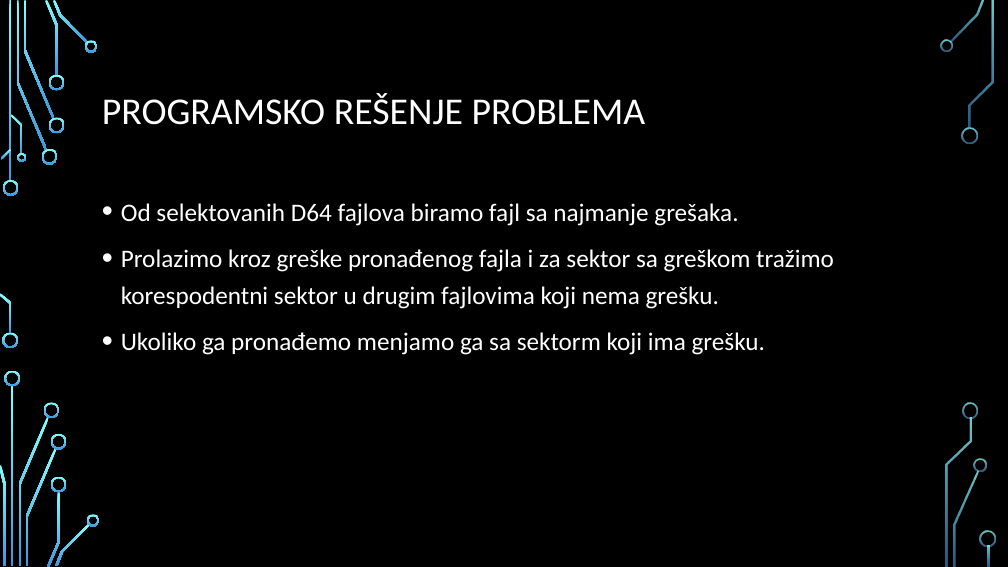
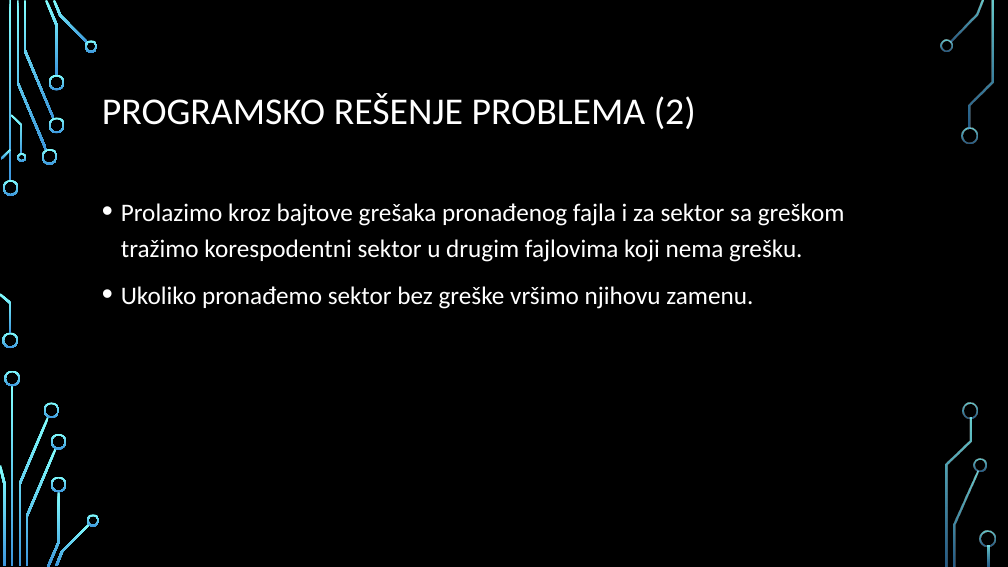
Before and after one commit to DejanPredojevic/Diplomski-rad, a slide deck: slide 10 of Prezentacija.pptx (slide 9 before the commit). Drawn at 1008x567 pixels with LibreOffice and Linux fonts; fonts in the diff are those of the drawing; background and template pictures are left out. Boxes give left, top, right and bottom in pixels: in the first picture for what was removed or moved away, otherwise in the second. Text is boxed around its words. In the diff, an @@ line names an element or a change of style, - is before the commit and + after.

```diff
--- a/Prezentacija.pptx
+++ b/Prezentacija.pptx
@@ title at <box>102,93,696,129</box>: text changed @@
-PROGRAMSKO REŠENJE PROBLEMA
+PROGRAMSKO REŠENJE PROBLEMA (2)
@@ text at <box>121,203,845,309</box>: text changed @@
-• Od selektovanih D64 fajlova biramo fajl sa najmanje grešaka.
-• Prolazimo kroz greške pronađenog fajla i za sektor sa greškom tražimo korespodentni sektor u drugim fajlovima koji nema grešku.
-• Ukoliko ga pronađemo menjamo ga sa sektorm koji ima grešku.
+• Prolazimo kroz bajtove grešaka pronađenog fajla i za sektor sa greškom tražimo korespodentni sektor u drugim fajlovima koji nema grešku.
+• Ukoliko pronađemo sektor bez greške vršimo njihovu zamenu.
```
Also in this commit, not shown: 3 other slides changed, 4 slides added.
